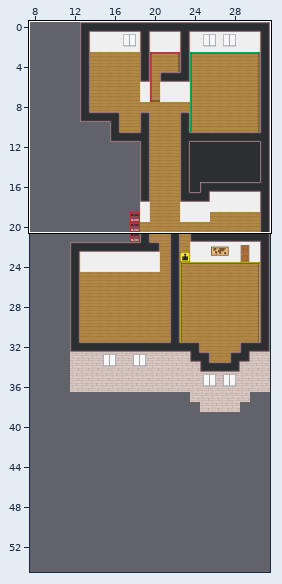
A Tiled map (JSON) gets an edit: map.tmj. The first picture is a wide view before the edit; the outline marks the close-up.
Close-up. Before:
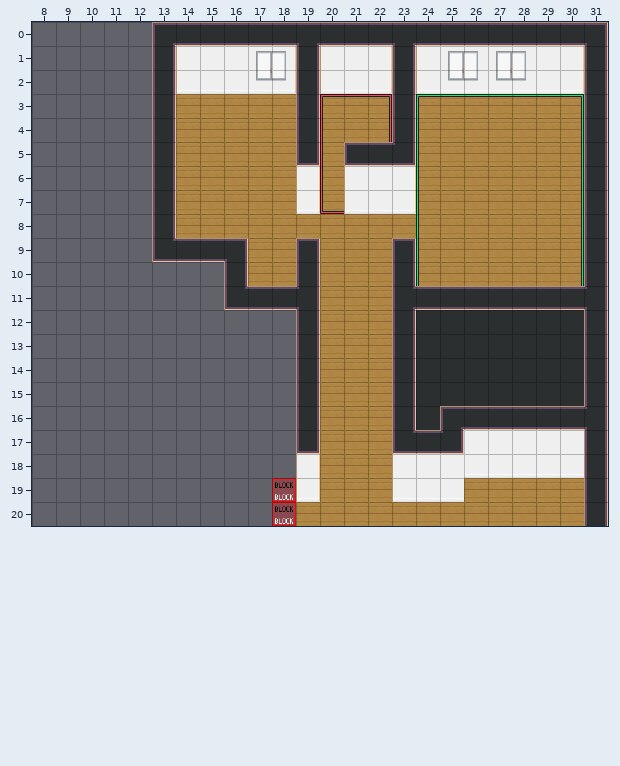
Cells are 32x32 px. Shown: x 8..31, y 0..20. The commit also changed other parts of the map, which this record leaves out.
After:
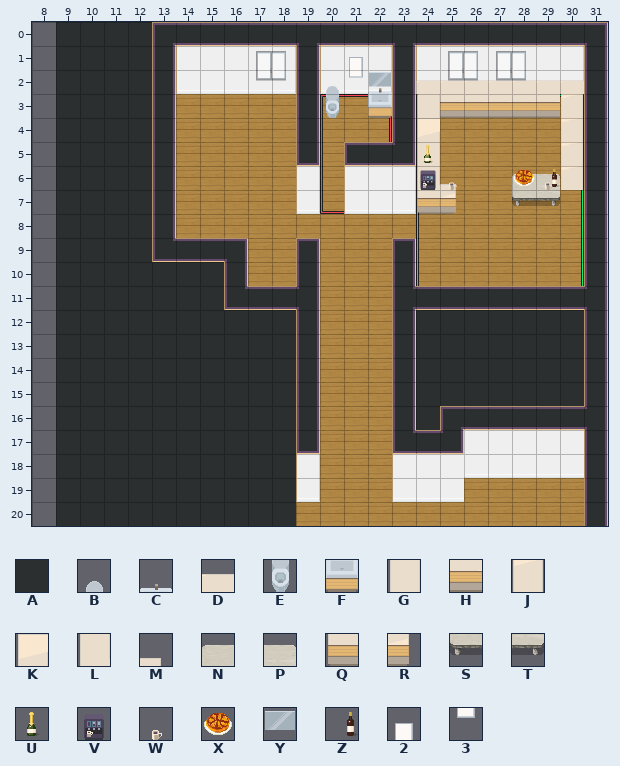
Key: from "Chunk 1": A 57, B 59, C 60, D 61, E 62, F 63, G 64, H 65, J 66, K 67, L 70, M 71, N 72, P 73, Q 74, R 75, S 76, T 77, U 100, V 101, W 102, X 103, Y 106, Z 107, 2 113, 3 116.
_ is an empty cell.
Tiles of an added or newly shown layer are drawn over the layers below it.
Difference:
Changed rows in their new state; . is an unchanged cell.
Layer "Einrichtung/Einrichtung unten" (added):
first column x 20:
 2 B.C.DDDDDDD
 3 E.F.GHHHHHJ
 4 ....K.....J
 5 ....G.....J
 6 ....LM..NPJ
 7 ....QR..ST.
Layer "Einrichtung/Einrichtung Mitte" (added):
first column x 24:
 5 U.....
 6 VW..XW
Layer "Einrichtung/Einrichtung oben" (added):
first column x 22:
 2 Y
first column x 29:
 6 Z
Layer "Wandobjekte":
first column x 21:
 1 2
 2 3
Layer "Oben":
first column x 9:
 0 AAAA......
 1 AAAA......
 2 AAAA......
 3 AAAA......
 4 AAAA......
 5 AAAA......
 6 AAAA......
 7 AAAA......
 8 AAAA......
 9 AAAA......
10 AAAAAAA...
11 AAAAAAA...
12 AAAAAAAAAA
13 AAAAAAAAAA
14 AAAAAAAAAA
15 AAAAAAAAAA
16 AAAAAAAAAA
17 AAAAAAAAAA
18 AAAAAAAAAA
19 AAAAAAAAAA
20 AAAAAAAAAA
Changed places in both close-ups, as pixel boxes (x1, y1, x2, y2):
added: (56, 22, 296, 526)
added: (326, 57, 392, 118)
added: (416, 80, 584, 214)
